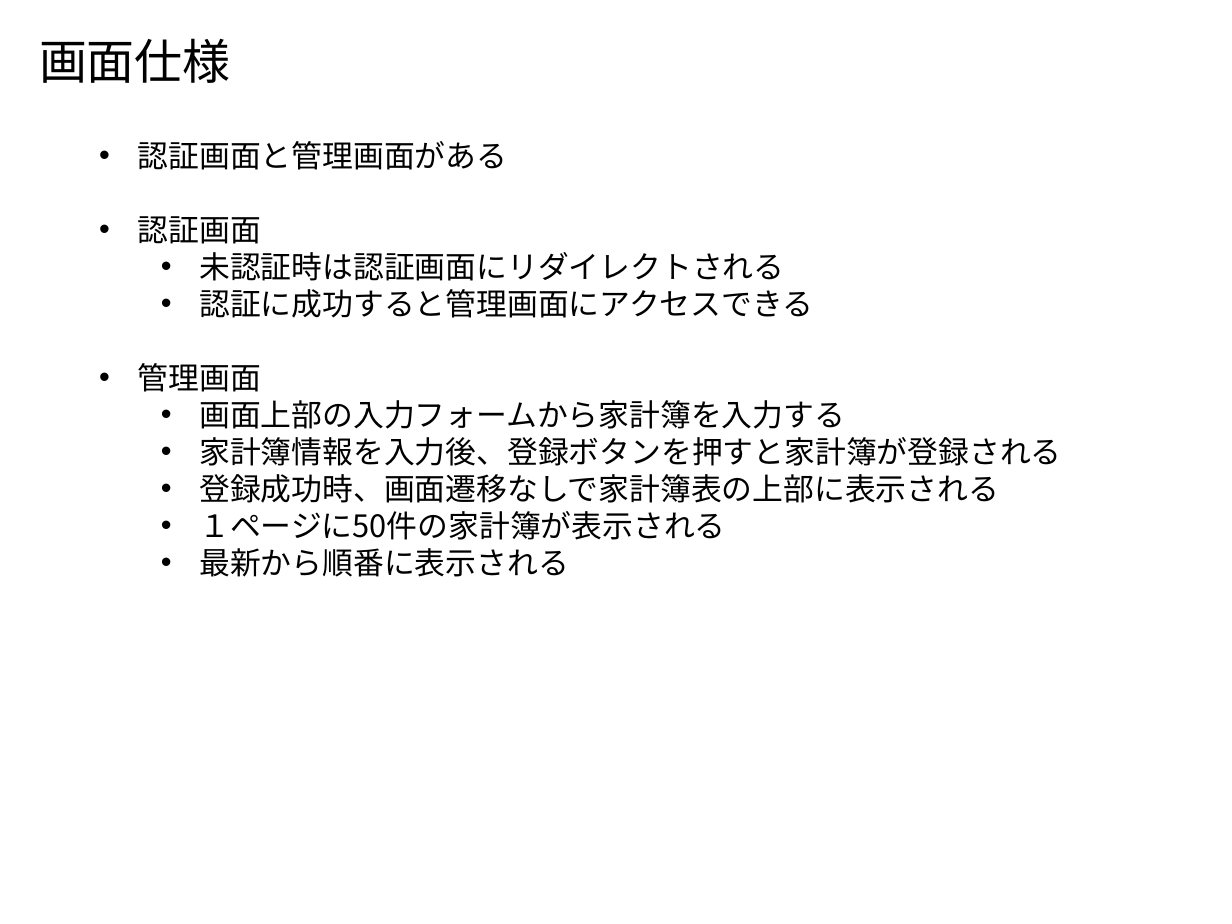
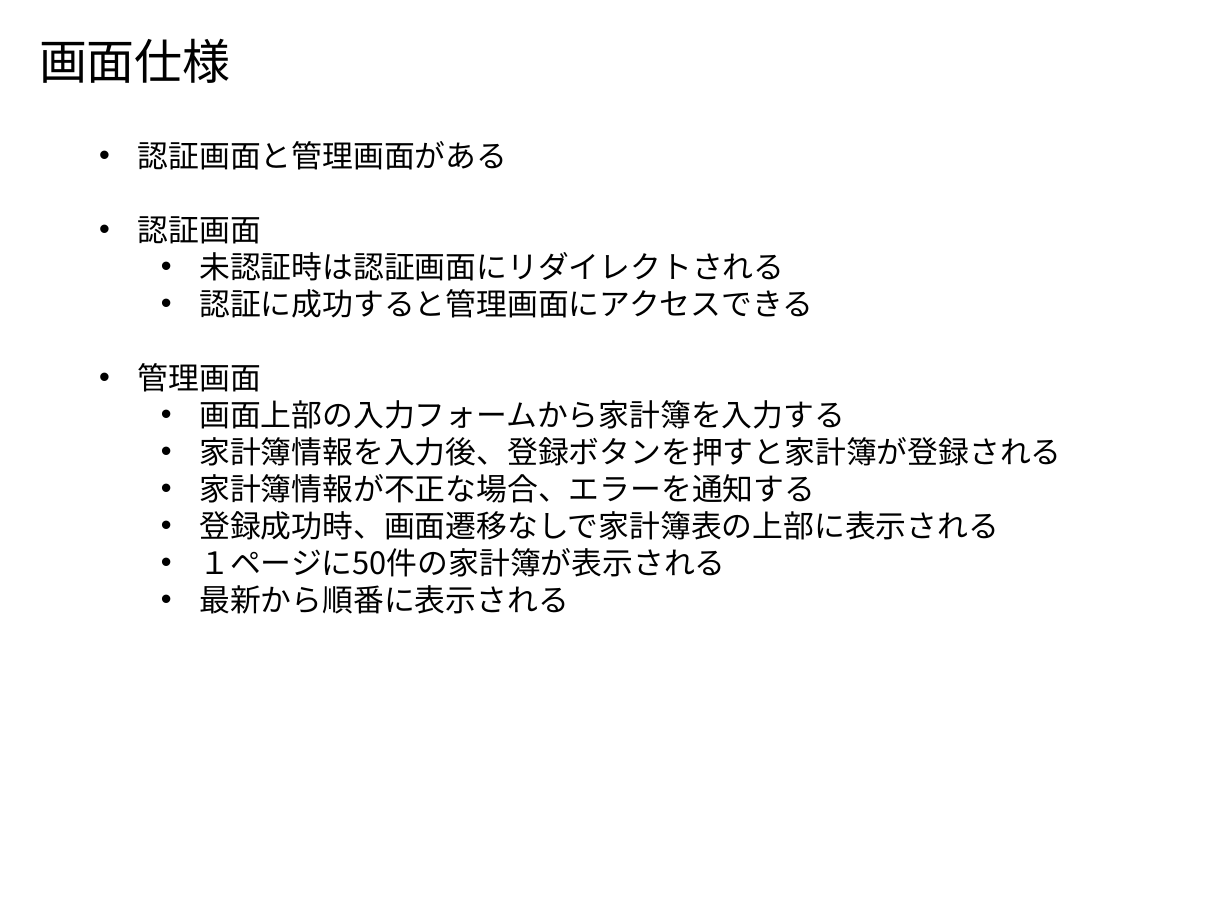
Before and after one commit to Leonis0813/chort, a slide deck: slide 2 of bin/algieba.pptx. Drawn at 1232x924 pixels with LibreOffice and Linux fonts; fonts in the diff are those of the drawing. Boxes give left, top, right and bottom in pixels: in the first picture for what was removed or moved away, otherwise in the second. Text is boxed around its words. In the diff, an @@ line names an element or a change of style, - is before the commit and + after.

```diff
--- a/bin/algieba.pptx
+++ b/bin/algieba.pptx
@@ text at [199,474,815,503]: paragraph added @@
+  • 家計簿情報が不正な場合、エラーを通知する
```
Also in this commit, not shown: 2 other slides changed, 1 slide added, 5 other files.
